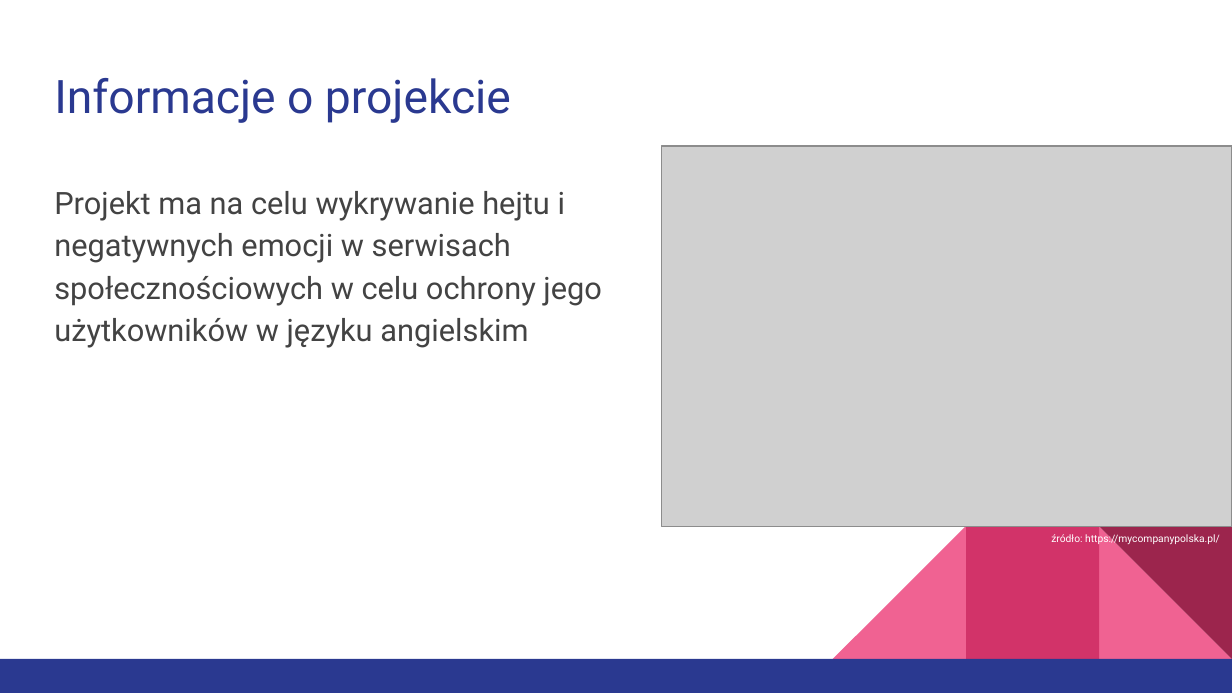
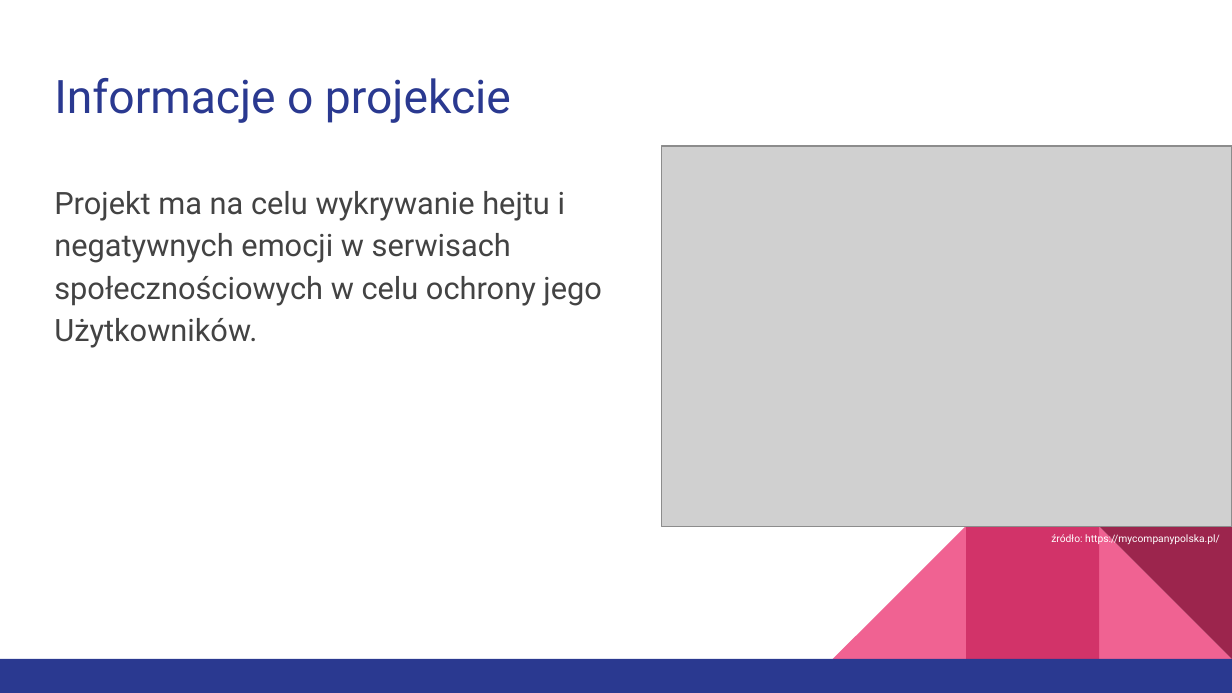
Before and after one commit to Jakub-S-K/beHappy-Ai4Youth, a slide deck: slide 2 of AI4Youth.pptx. Drawn at 1232x693 pixels with LibreOffice and Linux fonts; fonts in the diff are those of the drawing; grey boxes stand for pictures. Boxes give left, top, right and bottom in pixels: in the first picture for what was removed or moved away, otherwise in the second. Text is boxed around its words. In the diff, an @@ line names an element or a change of style, - is before the commit and + after.

```diff
--- a/AI4Youth.pptx
+++ b/AI4Youth.pptx
@@ text at (54, 191, 602, 348): text changed @@
-Projekt ma na celu wykrywanie hejtu i negatywnych emocji w serwisach społecznościowych w celu ochrony jego użytkowników w języku angielskim
+Projekt ma na celu wykrywanie hejtu i negatywnych emocji w serwisach społecznościowych w celu ochrony jego Użytkowników.
```
Also in this commit, not shown: 6 other slides changed.
